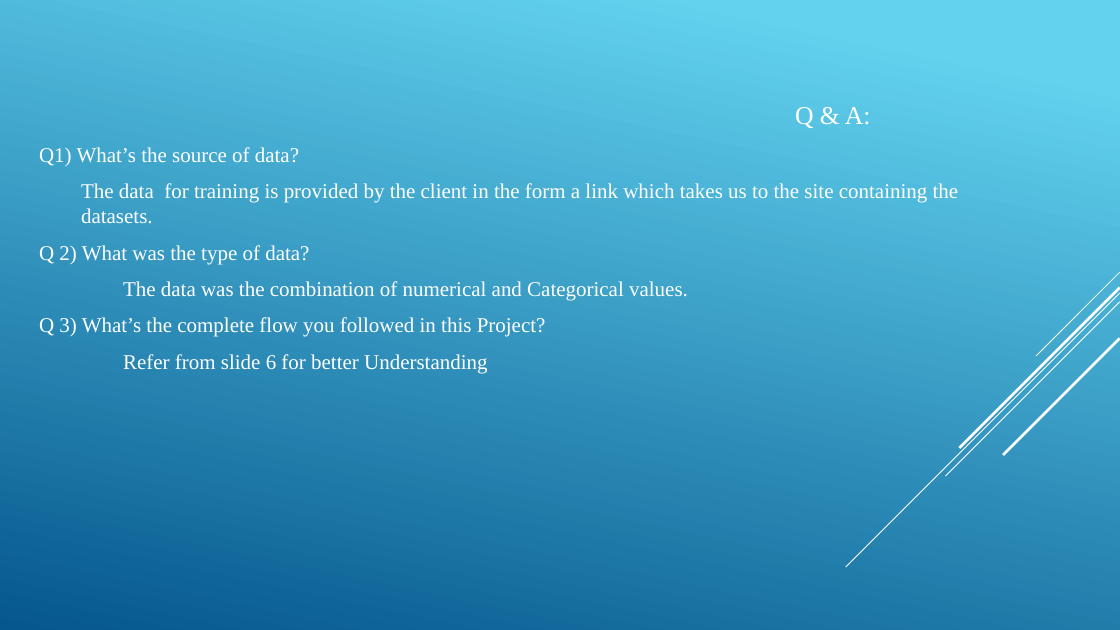
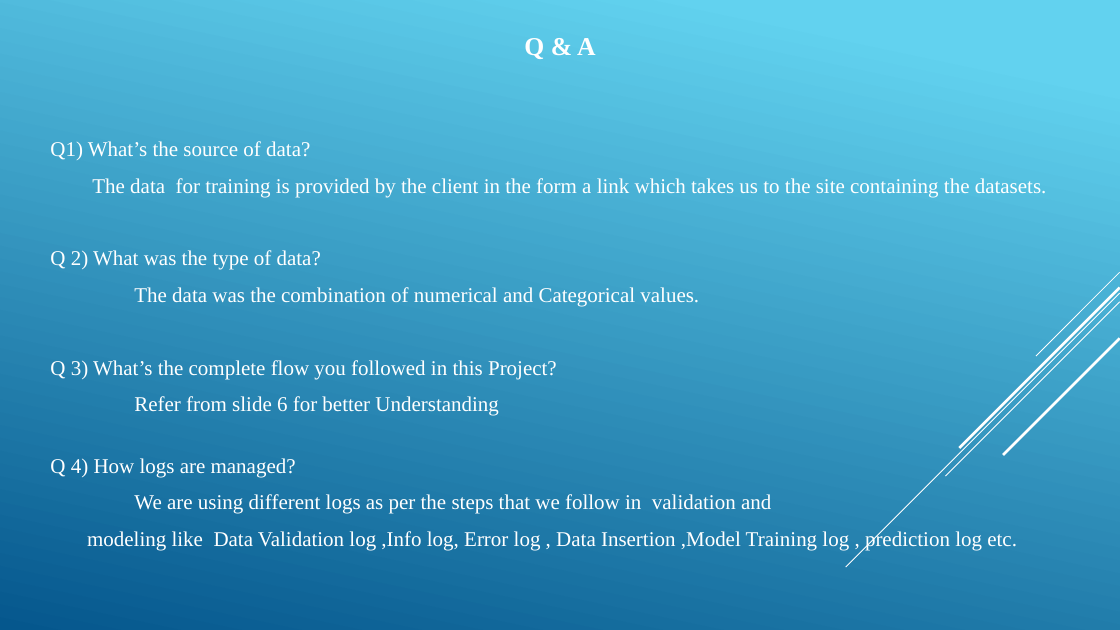
Before and after one commit to ashokkumars01/Stores-Sales-Prediction, a slide deck: slide 9 of Docs/DPR_Store_Sales_Prediction.pptx. Drawn at 1120x630 pixels with LibreOffice and Linux fonts; fonts in the diff are those of the drawing. Boxes give left, top, right and bottom in pixels: in the first picture for what was removed or moved away, otherwise in the second. Text is boxed around its words. In the diff, an @@ line names an element or a change of style, - is before the commit and + after.

```diff
--- a/Docs/DPR_Store_Sales_Prediction.pptx
+++ b/Docs/DPR_Store_Sales_Prediction.pptx
@@ text "Q & A": place and size @@
-text "Q & A" at (39, 107, 959, 374)
+text "Q & A" at (50, 38, 1047, 550)
@@ text "Q & A" at (50, 38, 1047, 550): vertical alignment middle to top @@
@@ text at (524, 38, 596, 59): text changed; bold on @@
-Q & A:
+Q & A
@@ text at (50, 141, 1047, 416): indent changed; less space between paragraphs @@
@@ text at (50, 458, 1017, 550): paragraphs added @@
+Q 4) How logs are managed?
+We are using different logs as per the steps that we follow in validation and
+modeling like Data Validation log ,Info log, Error log , Data Insertion ,Model Training log , prediction log etc.
```
Also in this commit, not shown: 11 other slides changed, 1 slide removed, 1 other file.
